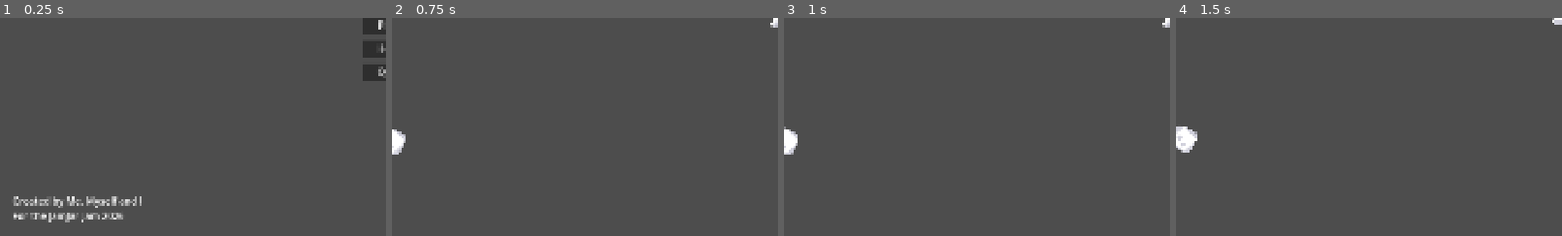
Above: before the commit, frames 1-4 (left to right).
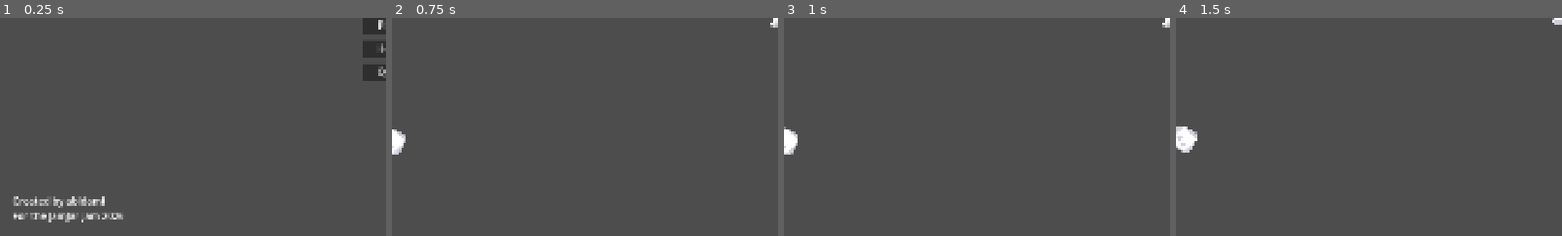
Above: after the commit, the same moments.

Repository: LDrex1/Apollo-1
Game: Godot game, scene res://main_menu.tscn
Two runs of this game, one before a commit and one after it. Both use one fixed random seed, a clock stepped at 60 frames per second and the inputs below.
Inputs:
- Up to frame 1 (0.25 s): no input
- Up to frame 2 (0.75 s): click "Play" at 0.5 s
- Up to frame 3 (1 s): no input
- Up to frame 4 (1.5 s): hold D from 1.28 s (still down)
The pictures show only the part of the screen within x 0-50%, y 50-100%; the shares and areas given below are measured in that part.

The runs differ from the first frame. In frame 1, 0.5% of the frame differs, in the area x 17-37%, y 81-88%; in frame 2, nothing differs; in frame 3, nothing differs; in frame 4, nothing differs.

Commit message:
game scene set to demo.tscn

Diff:
--- a/main_menu.tscn
+++ b/main_menu.tscn
@@ -24,7 +24,7 @@
 grow_vertical = 2
 theme = SubResource("Theme_rhts7")
 script = ExtResource("1_06t4h")
-game_scene = "uid://c5xdyiqgdafuj"
+game_scene = "res://demo/demo.tscn"
 
 [node name="MainContent" type="MarginContainer" parent="." unique_id=2097499811]
 layout_mode = 1
@@ -40,7 +40,7 @@
 
 [node name="Credits" type="Label" parent="MainContent/BottomInfo" unique_id=990098897]
 layout_mode = 2
-text = "Created by Me, Myself and I
+text = "Created by abidami
 For the JamJar Jam 2026"
 
 [node name="Spacer" type="Control" parent="MainContent/BottomInfo" unique_id=1304817069]
